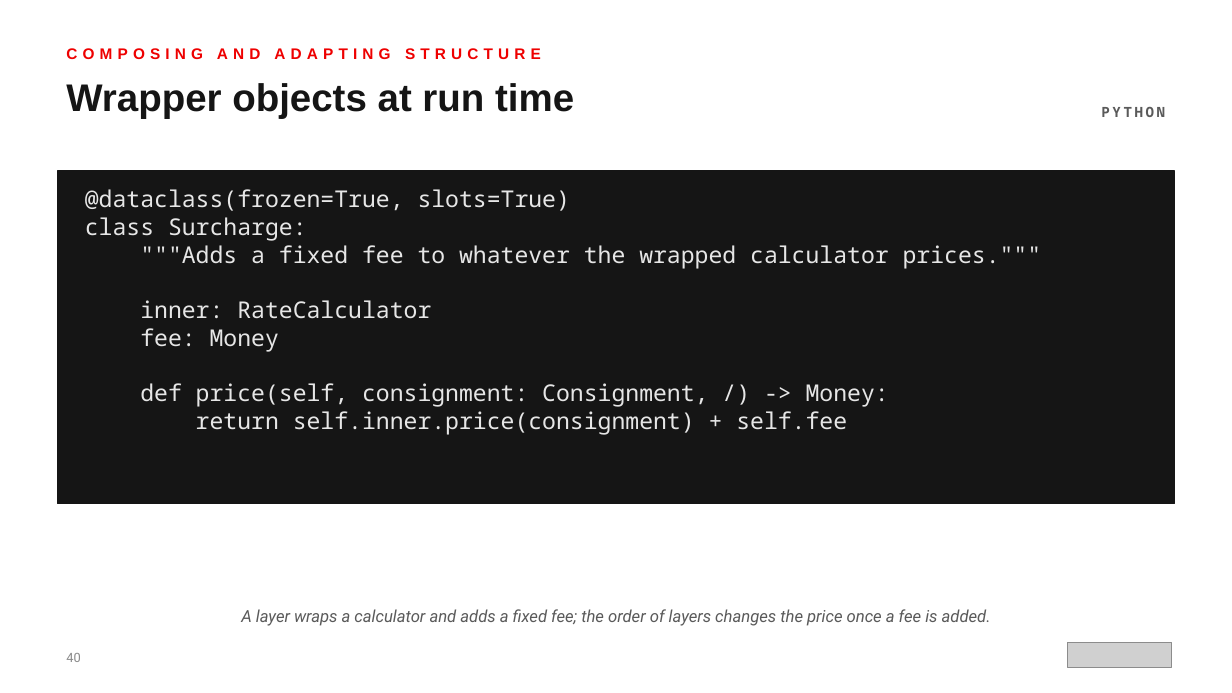
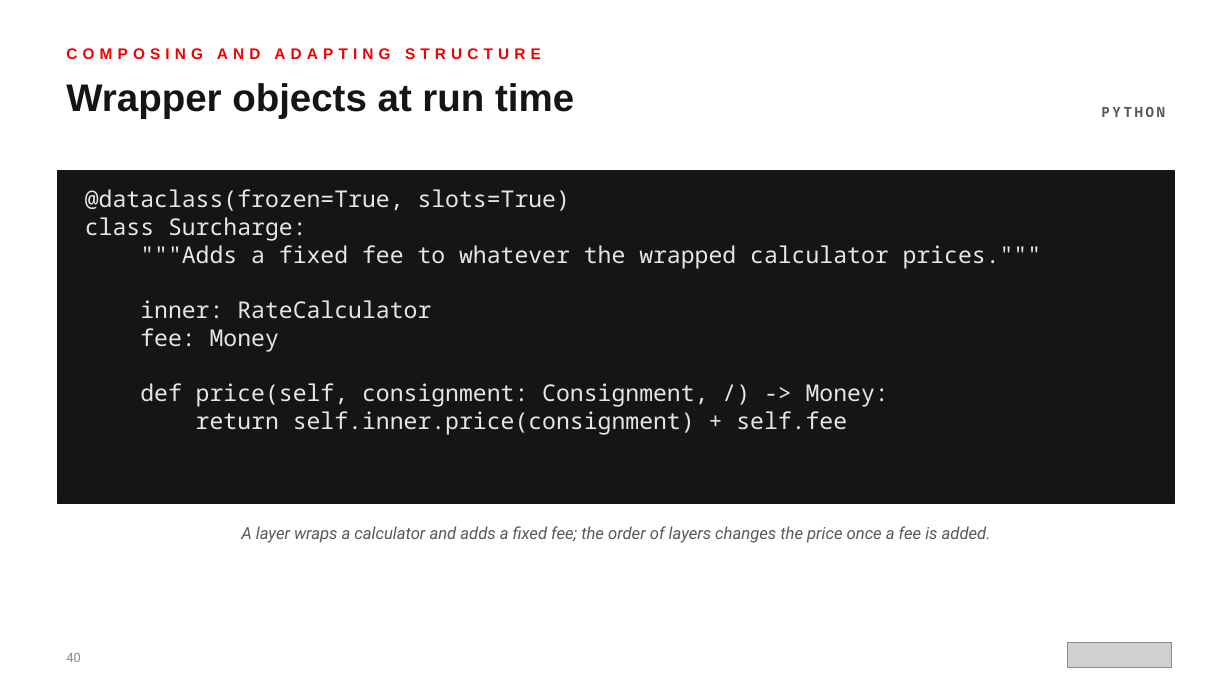
Before and after one commit to patterncatalyst/design-patterns-with-python, a slide deck: slide 40 of presentation/design-patterns-with-python-101-patterns-and-solid.pptx. Drawn at 1232x693 pixels with LibreOffice and Linux fonts; fonts in the diff are those of the drawing; grey boxes stand for pictures. Boxes give left, top, right and bottom in pixels: in the first picture for what was removed or moved away, otherwise in the second. Text is boxed around its words. In the diff, an @@ line names an element or a change of style, - is before the commit and + after.

```diff
--- a/presentation/design-patterns-with-python-101-patterns-and-solid.pptx
+++ b/presentation/design-patterns-with-python-101-patterns-and-solid.pptx
@@ text "A layer wraps a calculator ..." moved from (x1=241, y1=609, x2=991, y2=626) to (x1=241, y1=526, x2=991, y2=543) @@
```
Also in this commit, not shown: 23 other slides changed, 5 other files.
